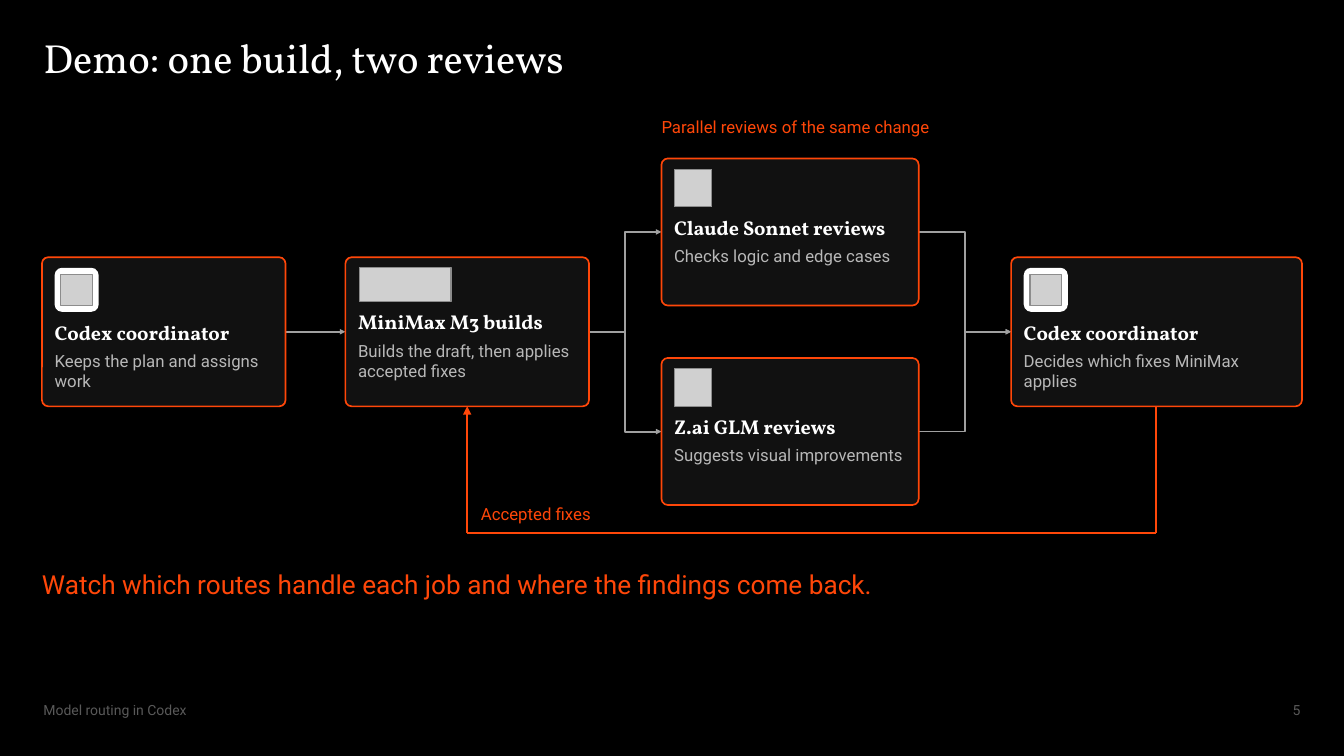
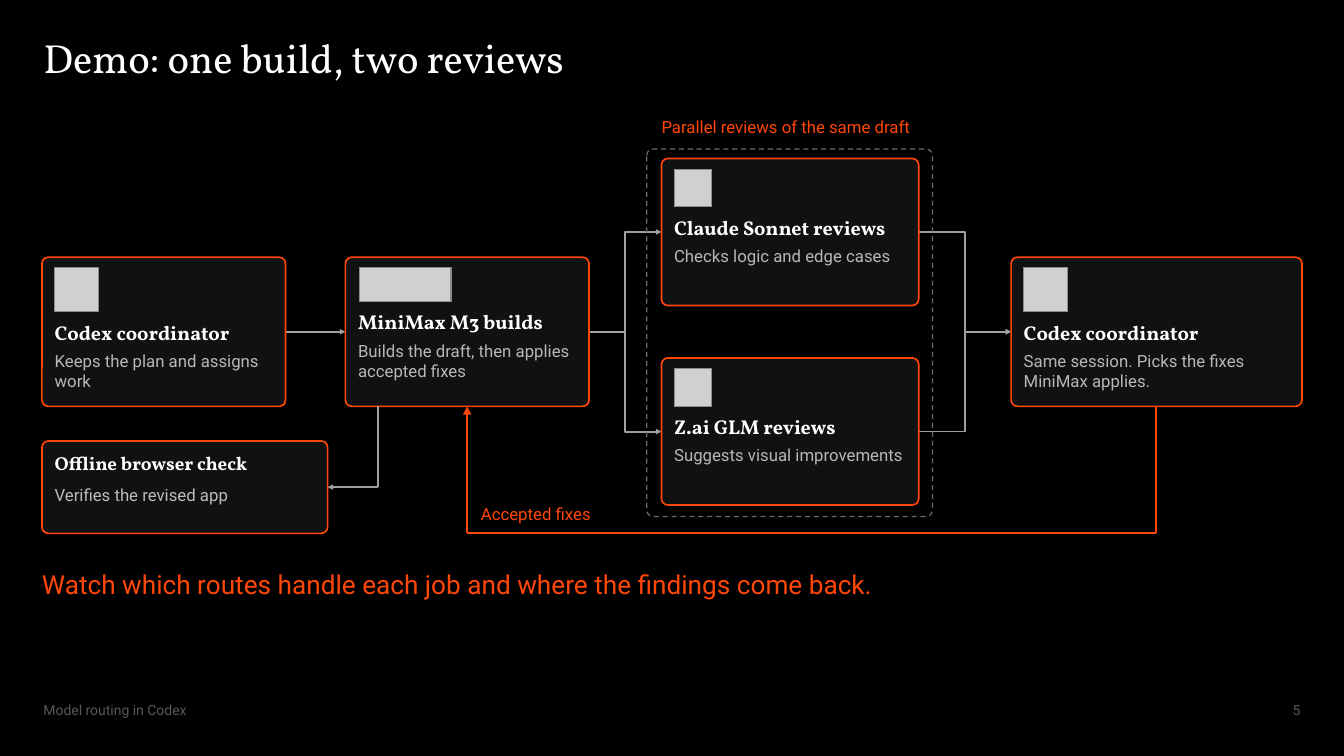
Before and after one commit to Max-FM/RDP-Train-the-Trainer-Workshop-2026, a slide deck: slide 5 of presentation/model-routing.pptx. Drawn at 1344x756 pixels with LibreOffice and Linux fonts; fonts in the diff are those of the drawing; grey boxes stand for pictures. Boxes give left, top, right and bottom in pixels: in the first picture for what was removed or moved away, otherwise in the second. Text is boxed around its words. In the diff, an @@ line names an element or a change of style, - is before the commit and + after.

```diff
--- a/presentation/model-routing.pptx
+++ b/presentation/model-routing.pptx
@@ rounded rectangle added at [647, 149, 933, 517], outline #6B6B6B 0.9 pt dashed @@
@@ text at [662, 120, 910, 133]: text changed @@
-Parallel reviews of the same change
+Parallel reviews of the same draft
@@ rounded rectangle removed at [54, 268, 99, 313] @@
@@ picture added at [54, 268, 99, 313] @@
@@ rounded rectangle removed at [1024, 268, 1069, 313] @@
@@ picture added at [1024, 268, 1069, 313] @@
@@ picture removed at [60, 274, 92, 306] @@
@@ picture removed at [1030, 274, 1062, 306] @@
@@ text at [1024, 354, 1244, 391]: text changed @@
-Decides which fixes MiniMax applies
+Same session. Picks the fixes MiniMax applies.
@@ line added from (378, 406) to (378, 487), #A0A0A0 1.43 pt @@
@@ rounded rectangle added at [42, 442, 328, 534], fill #111111, outline #FF4709 1.2 pt @@
@@ text added at [55, 456, 247, 470], 13.5 pt, text #FFFFFF, bold @@
+Offline browser check
@@ text added at [55, 488, 228, 505], 12 pt, text #B8BDC2 @@
+Verifies the revised app
@@ arrow added from (378, 487) to (328, 487), #A0A0A0 1.43 pt @@
```
Also in this commit, not shown: 4 other slides changed, 4 other files.
